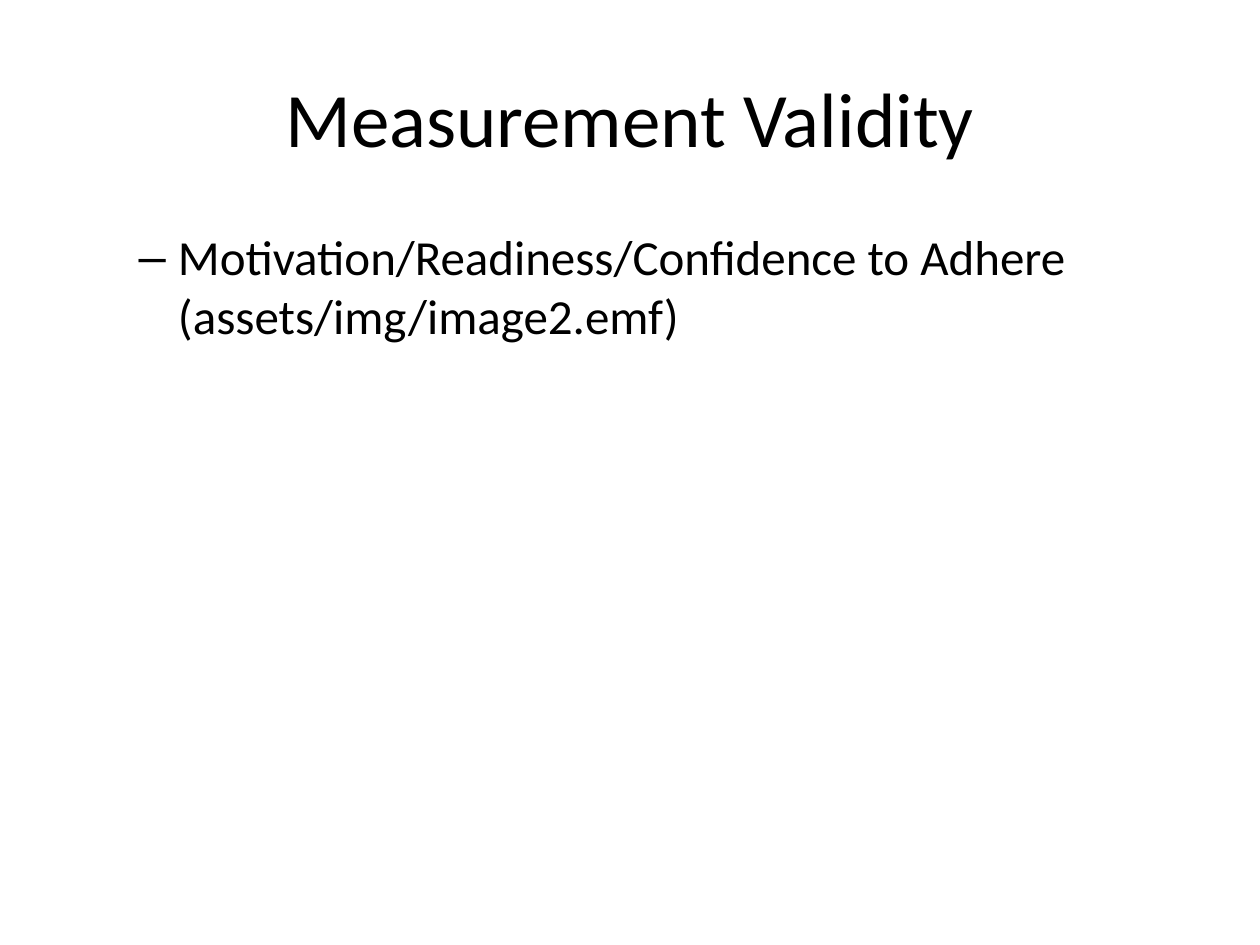
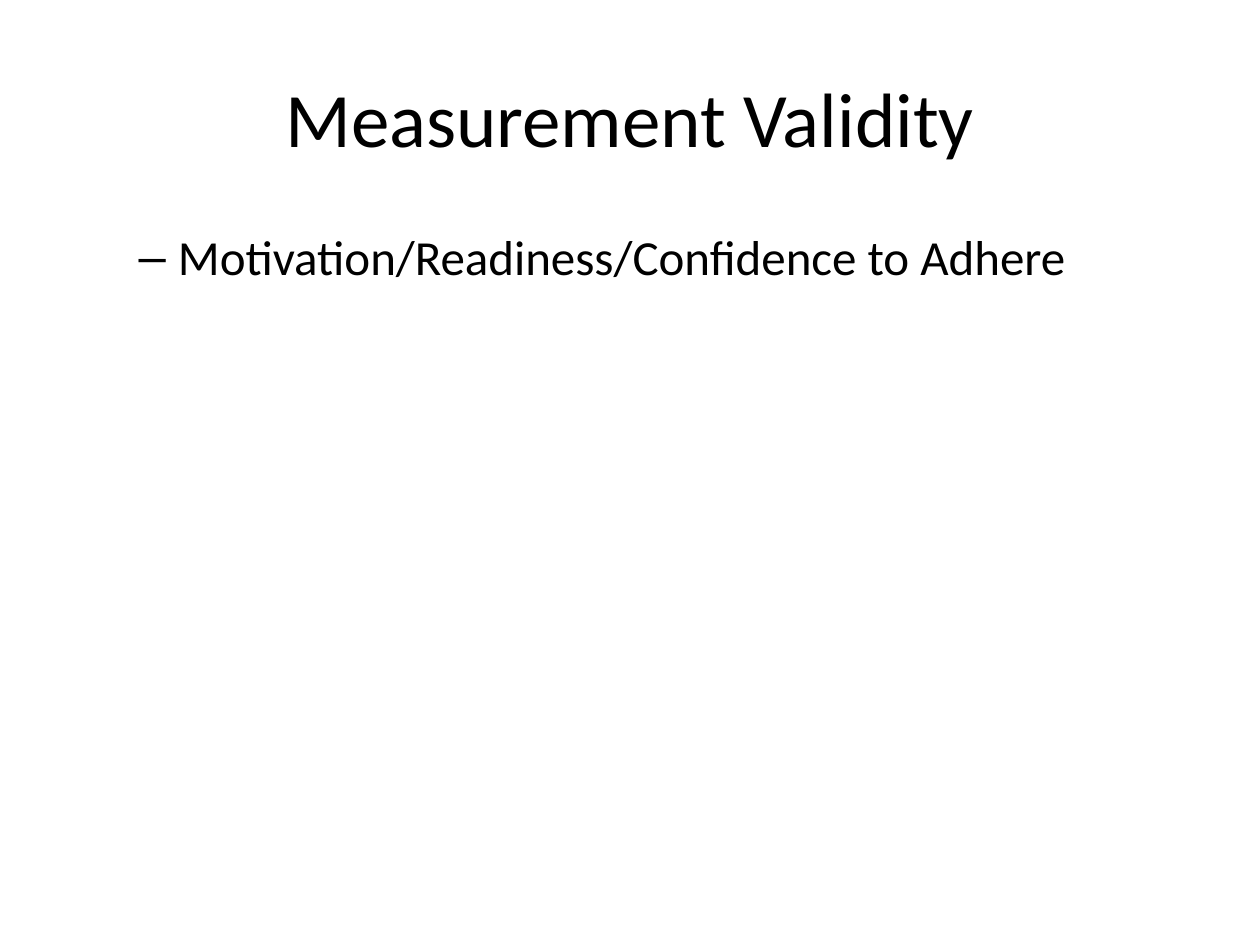
Before and after one commit to classes-medb/5510, a slide deck: slide 40 of src/video-09-validity.pptx. Drawn at 1260x945 pixels with LibreOffice and Linux fonts; fonts in the diff are those of the drawing. Boxes give left, top, right and bottom in pixels: in the first picture for what was removed or moved away, otherwise in the second. Text is boxed around its words. In the diff, an @@ line names an element or a change of style, - is before the commit and + after.

Commit message:
Added images to videos 8-13

```diff
--- a/src/video-09-validity.pptx
+++ b/src/video-09-validity.pptx
@@ text at [178,241,1065,277]: text changed @@
-  – Motivation/Readiness/Confidence to Adhere (assets/img/image2.emf)
+  – Motivation/Readiness/Confidence to Adhere
```
Also in this commit, not shown: 2 other slides changed, 7 slides added, 4 slides removed, 11 other files.
